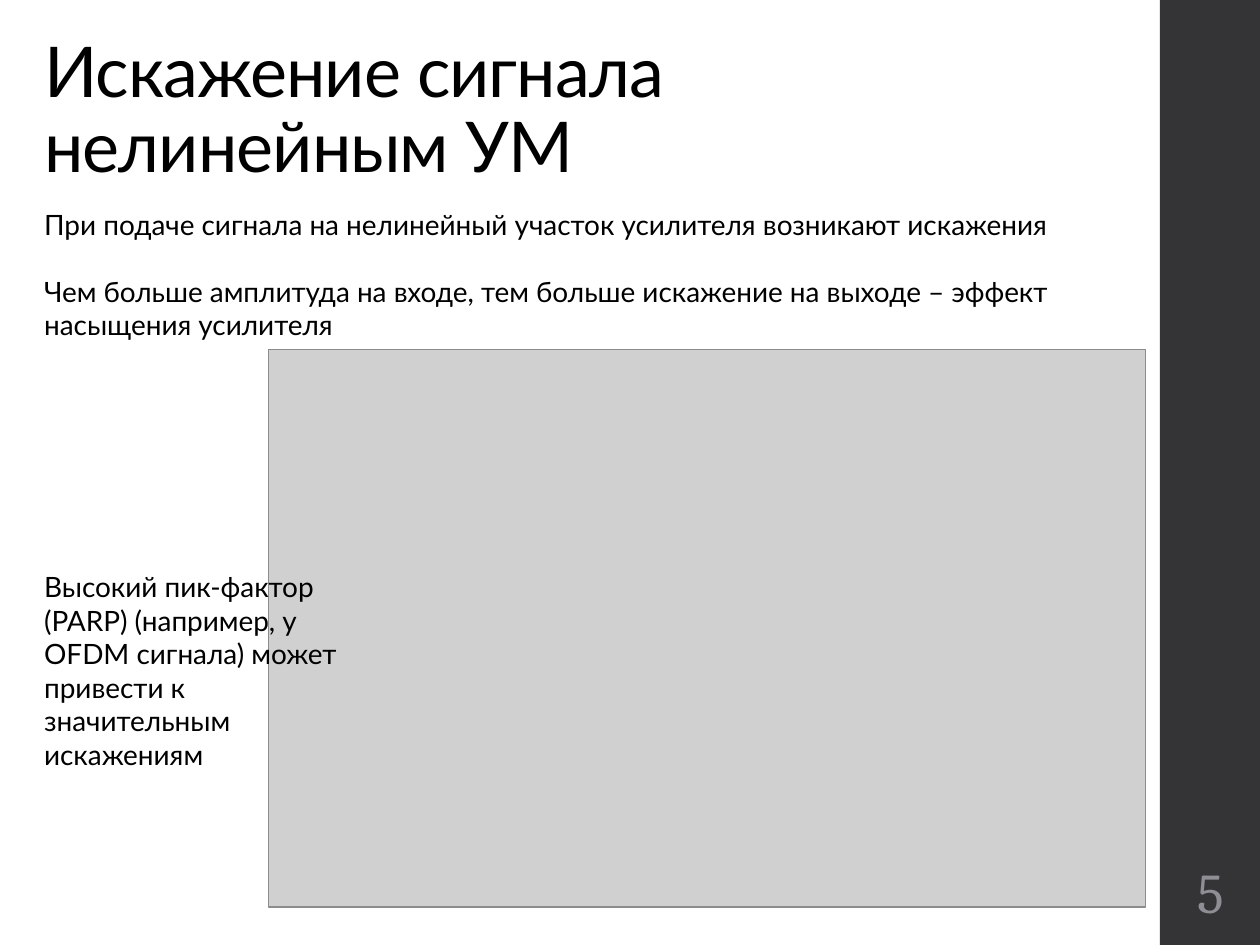
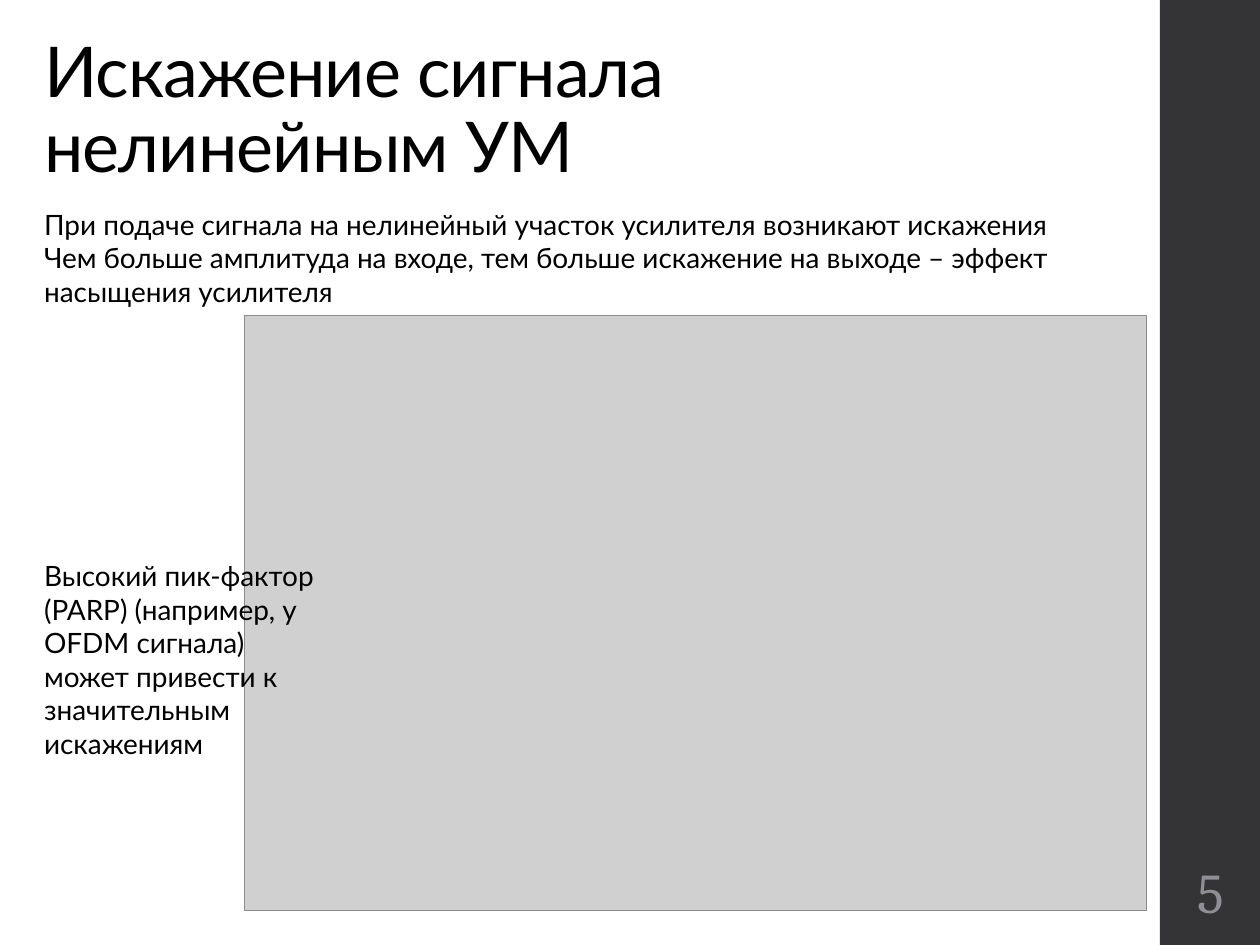
Before and after one commit to kannab98/graduation-paper, a slide deck: slide 5 of Presentation.pptx. Drawn at 1260x945 pixels with LibreOffice and Linux fonts; fonts in the diff are those of the drawing; grey boxes stand for pictures. Boxes give left, top, right and bottom in pixels: in the first picture for what was removed or moved away, otherwise in the second. Text is boxed around its words. In the diff, an @@ line names an element or a change of style, - is before the commit and + after.

```diff
--- a/Presentation.pptx
+++ b/Presentation.pptx
@@ text "При подаче сигнала на нелинейный ..." rewrapped from [44, 215, 1047, 340] to [44, 215, 1047, 307] @@
@@ picture: place and size @@
-picture at [268, 349, 1145, 907]
+picture at [244, 315, 1147, 910]
@@ text "Высокий пик-фактор (PARP) (например, у ..." rewrapped from [44, 573, 336, 766] to [44, 562, 314, 755] @@
```
Also in this commit, not shown: 8 other slides changed, 3 slides added, 1 slide removed, 2 other files.
